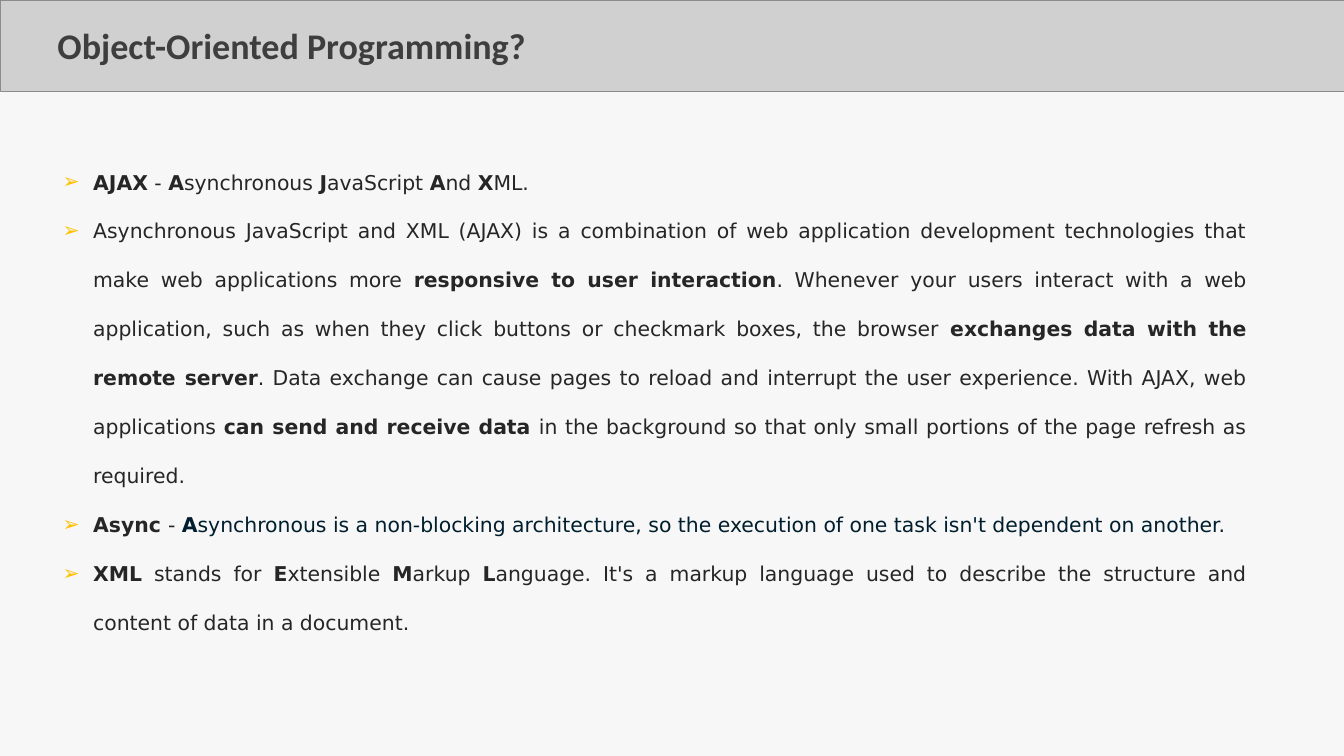
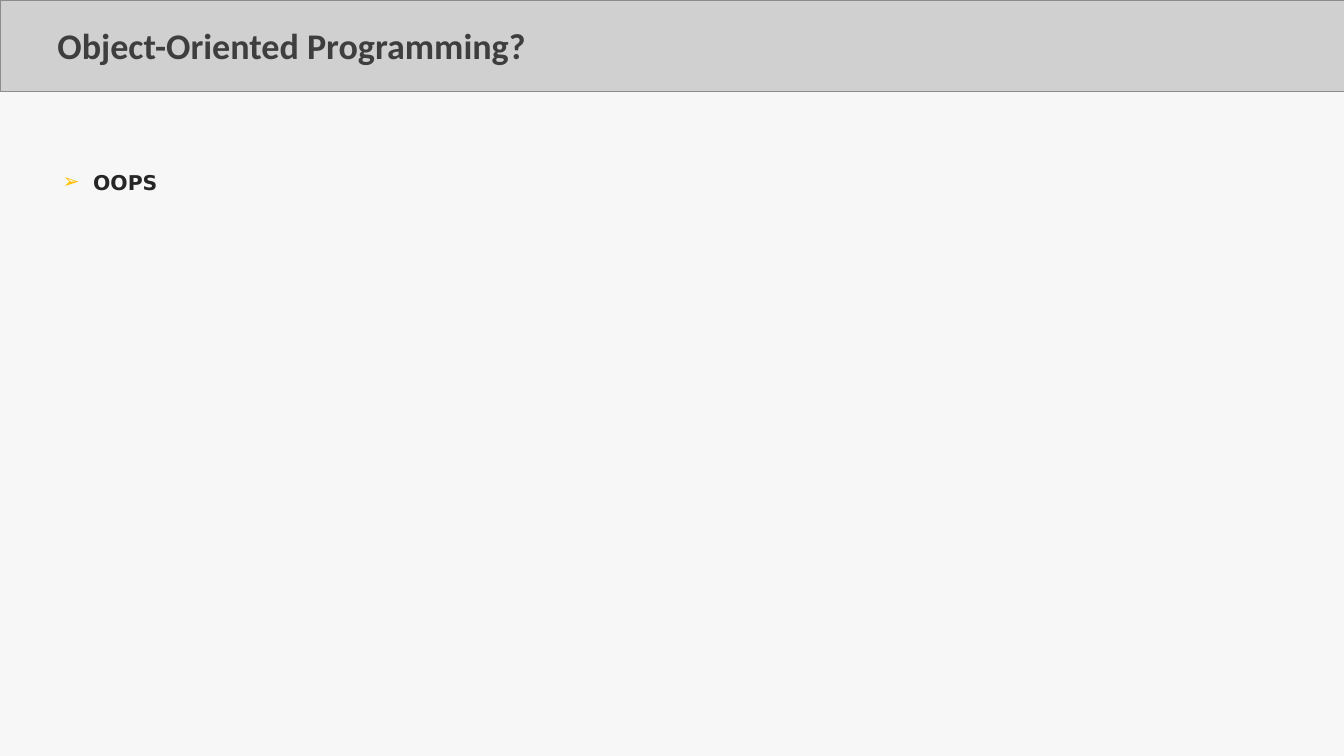
Before and after one commit to Aravindanchellam/UI-UX-Resources, a slide deck: slide 49 of Lecture_JS_TS.pptx. Drawn at 1344x756 pixels with LibreOffice and Linux fonts; fonts in the diff are those of the drawing; grey boxes stand for pictures. Boxes give left, top, right and bottom in pixels: in the first picture for what was removed or moved away, otherwise in the second. Text is boxed around its words. In the diff, an @@ line names an element or a change of style, - is before the commit and + after.

```diff
--- a/Lecture_JS_TS.pptx
+++ b/Lecture_JS_TS.pptx
@@ text removed at box(93, 174, 1247, 631) @@
-  ➢ AJAX - Asynchronous JavaScript And XML.
-  ➢ Asynchronous JavaScript and XML (AJAX) is a combination of web application development technologies that make web applications more responsive to user interaction. Whenever your users interact with a web application, such as when they click buttons or checkmark boxes, the browser exchanges data with the remote server. Data exchange can cause pages to reload and interrupt the user experience. With AJAX, web applications can send and receive data in the background so that only small portions of the page refresh as required.
-  ➢ Async - Asynchronous is a non-blocking architecture, so the execution of one task isn't dependent on another.
-  ➢ XML stands for Extensible Markup Language. It's a markup language used to describe the structure and content of data in a document.
@@ text added at box(93, 175, 157, 191), 24 pt, text #262626, bold @@
+  ➢ OOPS
```
